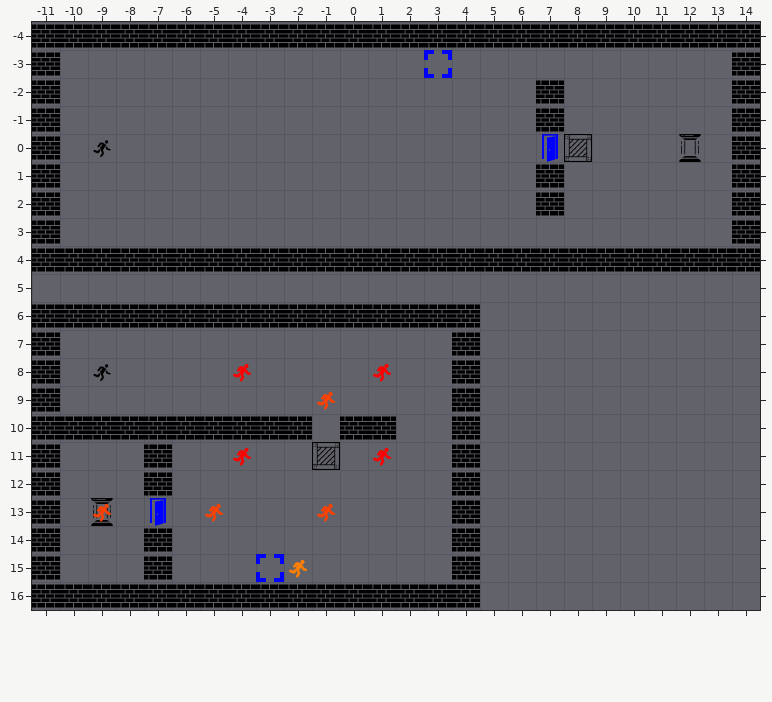
Two versions of a level (Tiled map, LevelDesign/level5.tmx). This is how it looked before the edit.
Cells are 64x64 px. Shown: x -11..14, y -4..16.
After the commit:
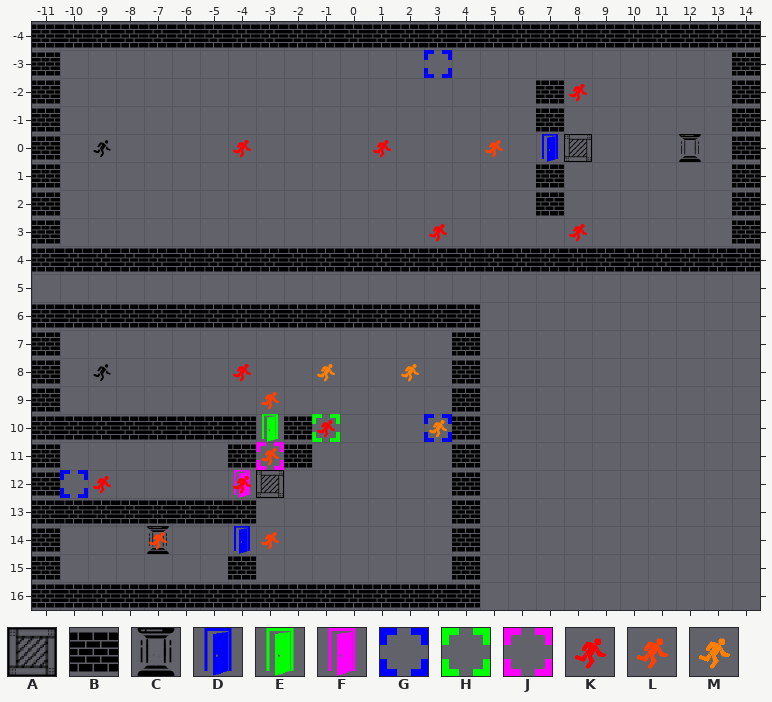
Key: from "sprites": A 1 "crate", B 7 "wall_horizontal", C 9 "teleporter", D 16 "door_open_blue", E 18 "door_open_green", F 19 "door_open_magenta", G 22 "pressure_plate_blue", H 24 "pressure_plate_green", J 25 "pressure_plate_magenta", K 34 "player1", L 35 "player2", M 36 "player3".
_ is an empty cell, . an unchanged one.
See-through tiles are keyed as they look on the map.
Changes in this commit:
--- layer "Tile Layer 1"
@@ x -10..3 @@
-10 .......B._BB._
-11 ...B..___A....
-12 _..B..__......
-13 _C_D___.......
-14 ...B.._.......
-15 ...B.._G......
+10 .......E.H__.G
+11 ..._..BJB_....
+12 G.._..FA......
+13 BBBBBBB.......
+14 ...C..D.......
+15 ..._..B_......
--- layer "Tile Layer 2"
@@ x 8..8 @@
--2 _
+-2 K
@@ x -4..5 @@
- 0 _...._..._
+ 0 K....K...L
@@ x 3..8 @@
- 3 _...._
+ 3 K....K
@@ x -9..3 @@
- 8 ........_.K_.
- 9 ......_.L....
-10 ........_..._
-11 .....K_...K..
-12 _...._.......
-13 L...L...L....
-14 .._..._......
-15 .......M.....
+ 8 ........M._M.
+ 9 ......L._....
+10 ........K...M
+11 ....._L..._..
+12 K....K.......
+13 _..._..._....
+14 ..L...L......
+15 ......._.....
Changed places in both pictures, as pixel boxes (x1, y1, x2, y2):
added: (569, 84, 587, 102)
added: (233, 140, 251, 158)
added: (373, 140, 391, 158)
added: (485, 140, 503, 158)
added: (429, 224, 447, 242)
added: (569, 224, 587, 242)
changed: (60, 364, 419, 582)
added: (424, 414, 452, 442)
